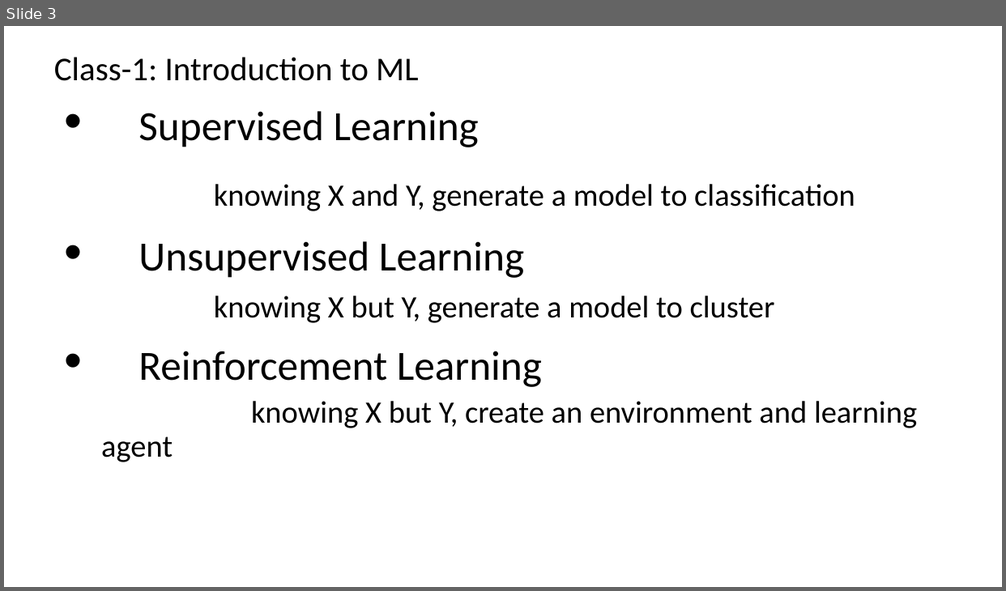
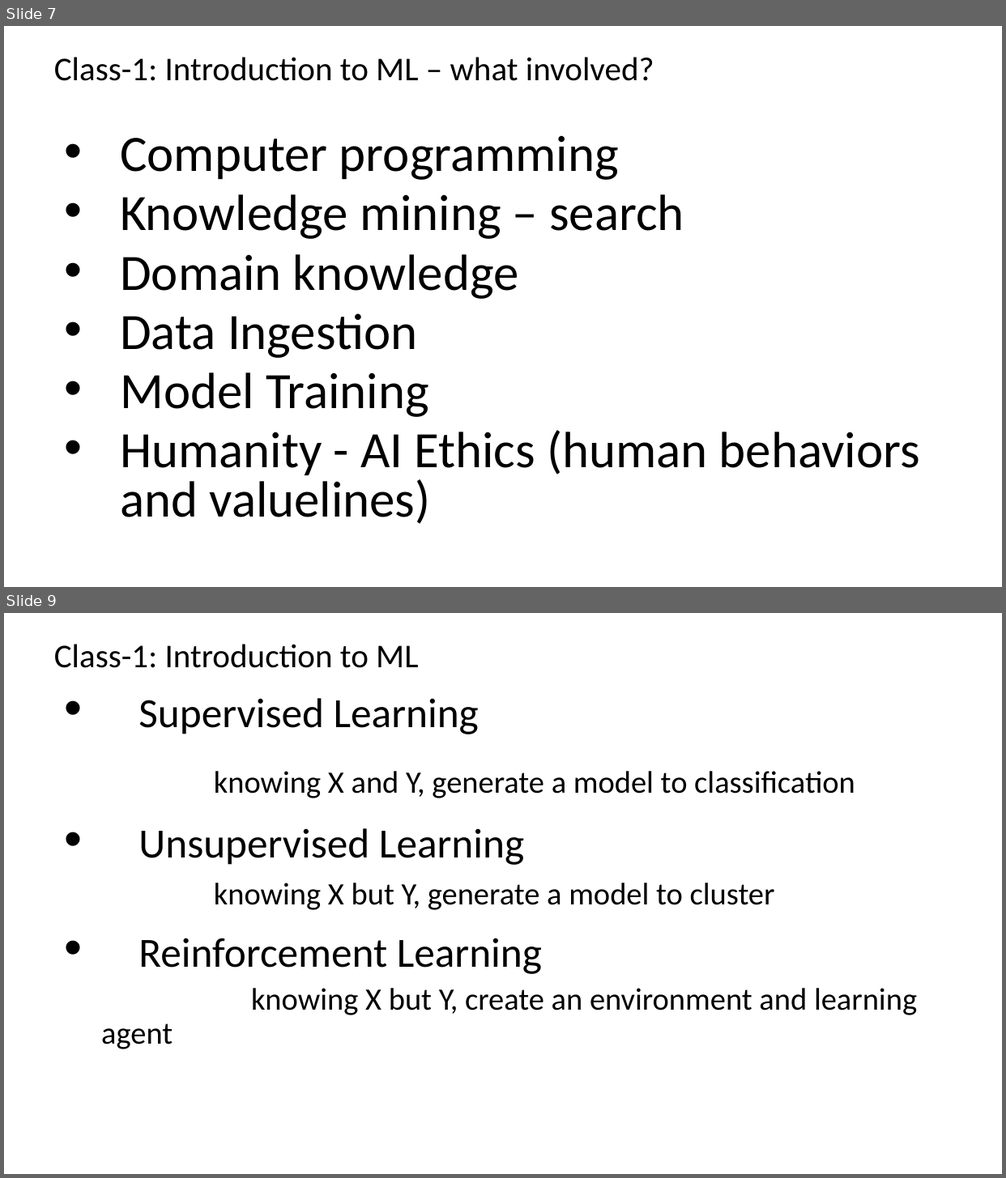
Before and after one commit to renshan2/accesspy, a slide deck: AI-ML-DL/Machine Learning.pptx. Shown one above the other, each under a label of ours: slide 3 before the commit, slides 7 and 9 after it; the slides between them are not shown. The pictures are 1006x591 and 1006x1178 pixels, drawn with LibreOffice and Linux fonts; fonts in the diff are those of the drawing. Boxes give left, top, right and bottom in pixels: in the first picture for what was removed or moved away, otherwise in the second. Text is boxed around its words. In the diff, an @@ line names an element or a change of style, - is before the commit and + after.

```diff
--- a/AI-ML-DL/Machine Learning.pptx
+++ b/AI-ML-DL/Machine Learning.pptx
@@ slide 7 added at (4, 26, 1002, 587), background #FFFFFF @@
@@ text added at (54, 57, 654, 81), 32 pt, text #000000 @@
+Class-1: Introduction to ML – what involved?
@@ subtitle added at (120, 135, 920, 524), 49 pt, text #000000 @@
+• Computer programming
+• Knowledge mining – search
+• Domain knowledge
+• Data Ingestion
+• Model Training
+• Humanity - AI Ethics (human behaviors and valuelines)
@@ what was slide 3 is now slide 9 @@
```
Also in this commit, not shown: 8 slides changed, 7 other slides added, 4 other files.
